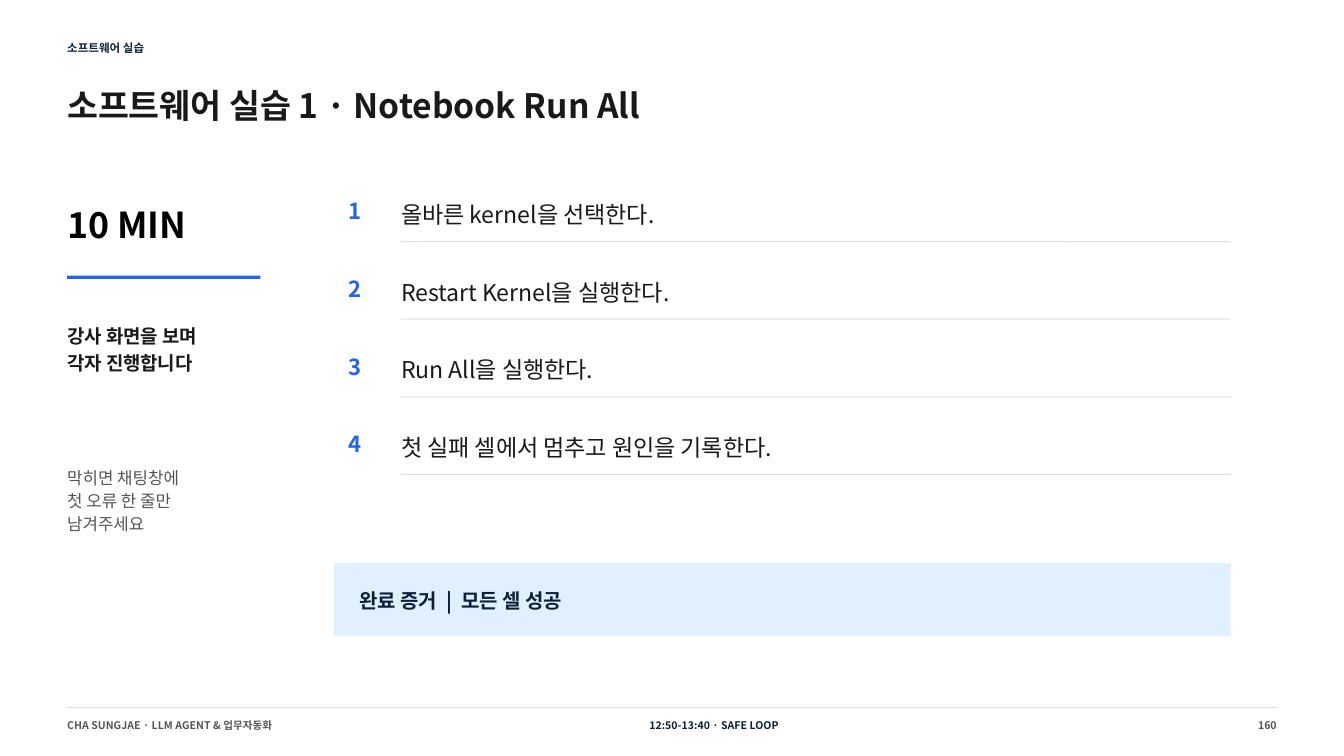
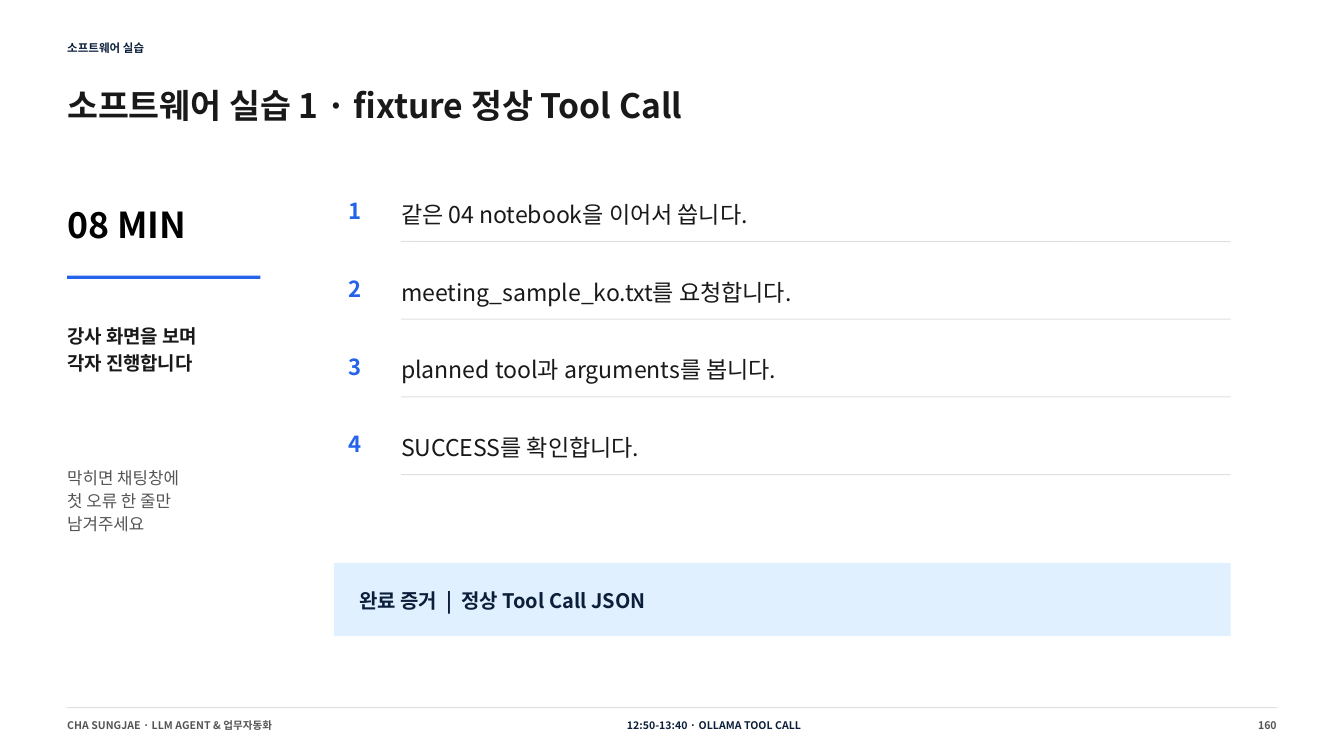
Before and after one commit to smilesjcha/llm-agent-and-workflow-automation, a slide deck: slide 160 of slides/IPA_LLM_Agent_업무자동화_Day1_2026-08-23_MUSINSA_PARTS_270p.pptx. Drawn at 1344x756 pixels with LibreOffice and Linux fonts; fonts in the diff are those of the drawing. Boxes give left, top, right and bottom in pixels: in the first picture for what was removed or moved away, otherwise in the second. Text is boxed around its words. In the diff, an @@ line names an element or a change of style, - is before the commit and + after.

```diff
--- a/slides/IPA_LLM_Agent_업무자동화_Day1_2026-08-23_MUSINSA_PARTS_270p.pptx
+++ b/slides/IPA_LLM_Agent_업무자동화_Day1_2026-08-23_MUSINSA_PARTS_270p.pptx
@@ text at bbox=[67, 89, 682, 121]: text changed @@
-소프트웨어 실습 1 · Notebook Run All
+소프트웨어 실습 1 · fixture 정상 Tool Call
@@ text at bbox=[401, 204, 748, 225]: text changed @@
-올바른 kernel을 선택한다.
+같은 04 notebook을 이어서 씁니다.
@@ text at bbox=[67, 211, 186, 239]: text changed @@
-10 MIN
+08 MIN
@@ text at bbox=[401, 281, 791, 306]: text changed @@
-Restart Kernel을 실행한다.
+meeting_sample_ko.txt를 요청합니다.
@@ text at bbox=[401, 359, 776, 384]: text changed @@
-Run All을 실행한다.
+planned tool과 arguments를 봅니다.
@@ text at bbox=[401, 436, 639, 458]: text changed @@
-첫 실패 셀에서 멈추고 원인을 기록한다.
+SUCCESS를 확인합니다.
@@ text at bbox=[359, 591, 645, 610]: text changed @@
-완료 증거 | 모든 셀 성공
+완료 증거 | 정상 Tool Call JSON
@@ text at bbox=[627, 721, 801, 729]: text changed @@
-12:50-13:40 · SAFE LOOP
+12:50-13:40 · OLLAMA TOOL CALL
```
Also in this commit, not shown: 109 other slides changed, 7 other files.
